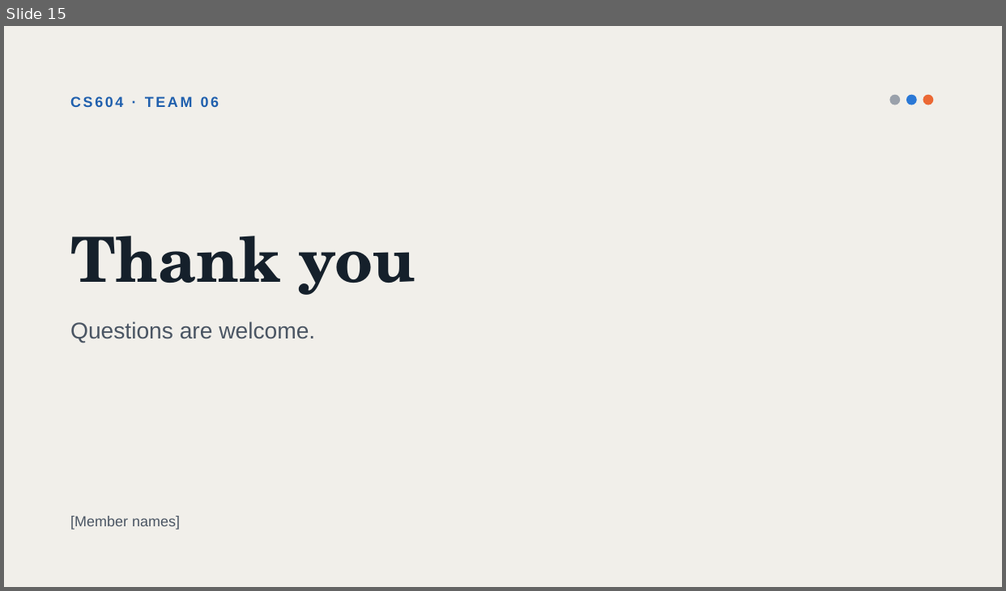
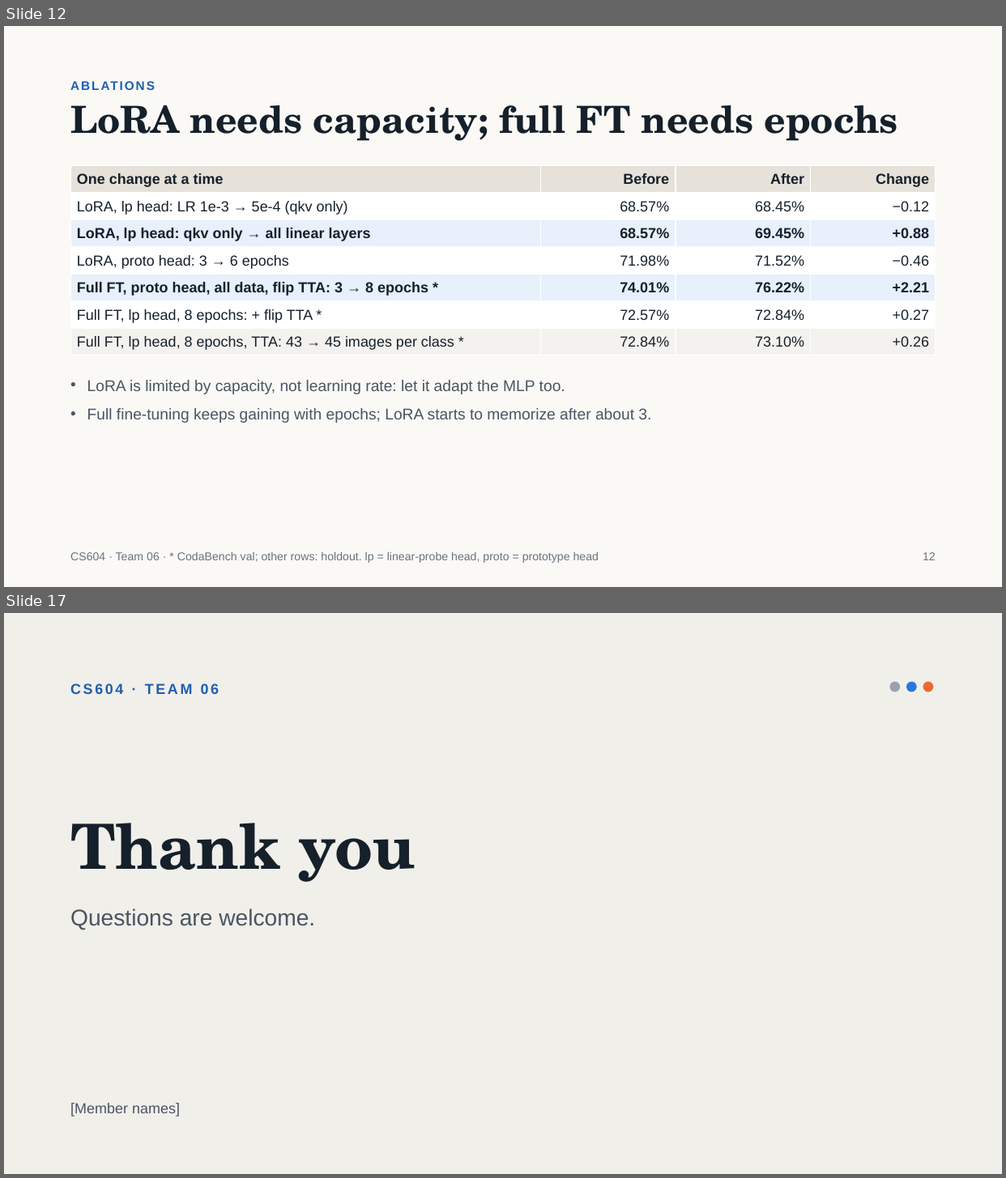
Before and after one commit to jiaobuchong/deep-cv, a slide deck: cs604_team06_slides.pptx. Shown one above the other, each under a label of ours: slide 15 before the commit, slides 12 and 17 after it; the slides between them are not shown. The pictures are 1006x591 and 1006x1178 pixels, drawn with LibreOffice and Linux fonts; fonts in the diff are those of the drawing. Boxes give left, top, right and bottom in pixels: in the first picture for what was removed or moved away, otherwise in the second. Text is boxed around its words. In the diff, an @@ line names an element or a change of style, - is before the commit and + after.

```diff
--- a/cs604_team06_slides.pptx
+++ b/cs604_team06_slides.pptx
@@ slide 12 added at [4, 26, 1002, 587], background #FAF9F6 @@
@@ text added at [70, 78, 936, 92], 12 pt, text #1F5FAD, bold @@
+ABLATIONS
@@ title added at [70, 105, 897, 141], 36 pt, text #15202B, bold @@
+LoRA needs capacity; full FT needs epochs
@@ table added at [70, 166, 937, 356], 7 rows, 4 columns @@
+One change at a time | Before | After | Change
+LoRA, lp head: LR 1e-3 → 5e-4 (qkv only) | 68.57% | 68.45% | −0.12
+LoRA, lp head: qkv only → all linear layers | 68.57% | 69.45% | +0.88
+LoRA, proto head: 3 → 6 epochs | 71.98% | 71.52% | −0.46
+Full FT, proto head, all data, flip TTA: 3 → 8 epochs * | 74.01% | 76.22% | +2.21
+Full FT, lp head, 8 epochs: + flip TTA * | 72.57% | 72.84% | +0.27
+Full FT, lp head, 8 epochs, TTA: 43 → 45 images per class * | 72.84% | 73.10% | +0.26
@@ text added at [87, 380, 651, 423], 15 pt, text #4A5563 @@
+• LoRA is limited by capacity, not learning rate: let it adapt the MLP too.
+• Full fine-tuning keeps gaining with epochs; LoRA starts to memorize after about 3.
@@ text added at [70, 552, 599, 563], 11 pt, text #6B7280 @@
+CS604 · Team 06 · * CodaBench val; other rows: holdout. lp = linear-probe head, proto = prototype head
@@ text added at [923, 552, 936, 561], 11 pt, text #6B7280 @@
+12
@@ what was slide 15 is now slide 17 @@
```
Also in this commit, not shown: 6 slides changed, 11 other slides added, 9 slides removed, 11 other files.
